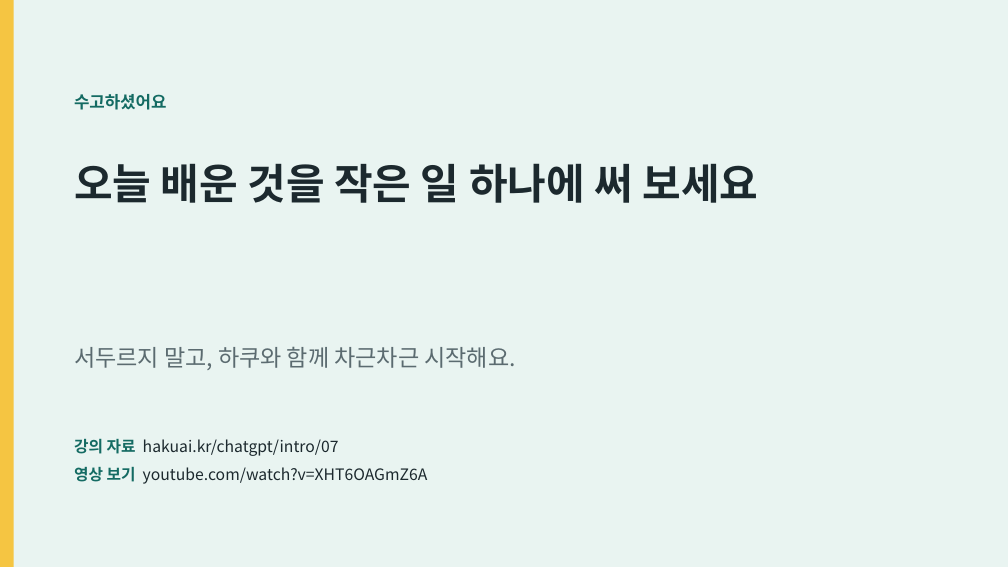
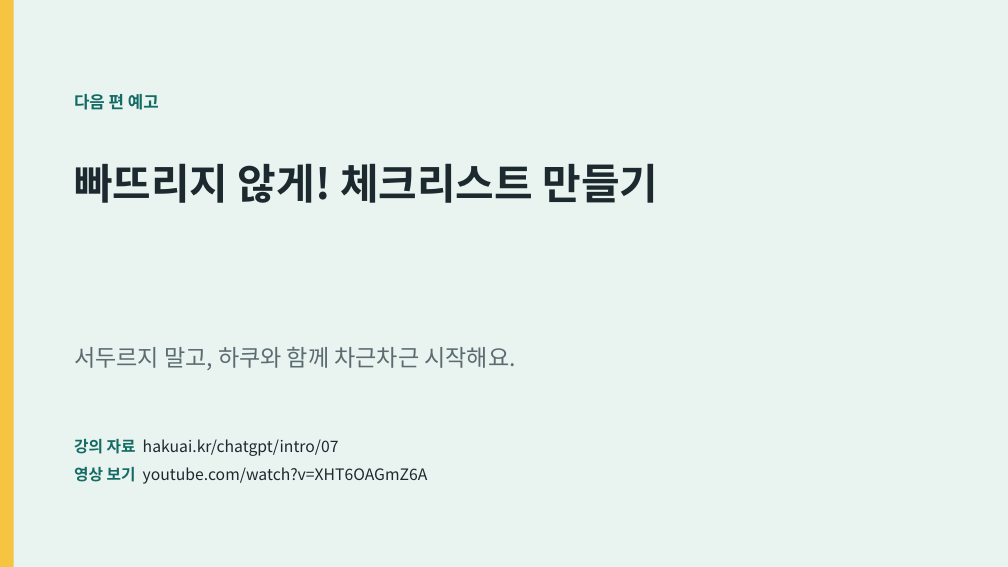
Before and after one commit to kenman008383/hakuai.kr, a slide deck: slide 11 of public/files/chatgpt/intro/07/hakuai-chatgpt-intro-07.pptx. Drawn at 1008x567 pixels with LibreOffice and Linux fonts; fonts in the diff are those of the drawing. Boxes give left, top, right and bottom in pixels: in the first picture for what was removed or moved away, otherwise in the second. Text is boxed around its words. In the diff, an @@ line names an element or a change of style, - is before the commit and + after.

```diff
--- a/public/files/chatgpt/intro/07/hakuai-chatgpt-intro-07.pptx
+++ b/public/files/chatgpt/intro/07/hakuai-chatgpt-intro-07.pptx
@@ text at box(74, 94, 159, 110): text changed @@
-수고하셨어요
+다음 편 예고
@@ text at box(74, 163, 659, 203): text changed @@
-오늘 배운 것을 작은 일 하나에 써 보세요
+빠뜨리지 않게! 체크리스트 만들기
```
Also in this commit, not shown: 5 other files.
